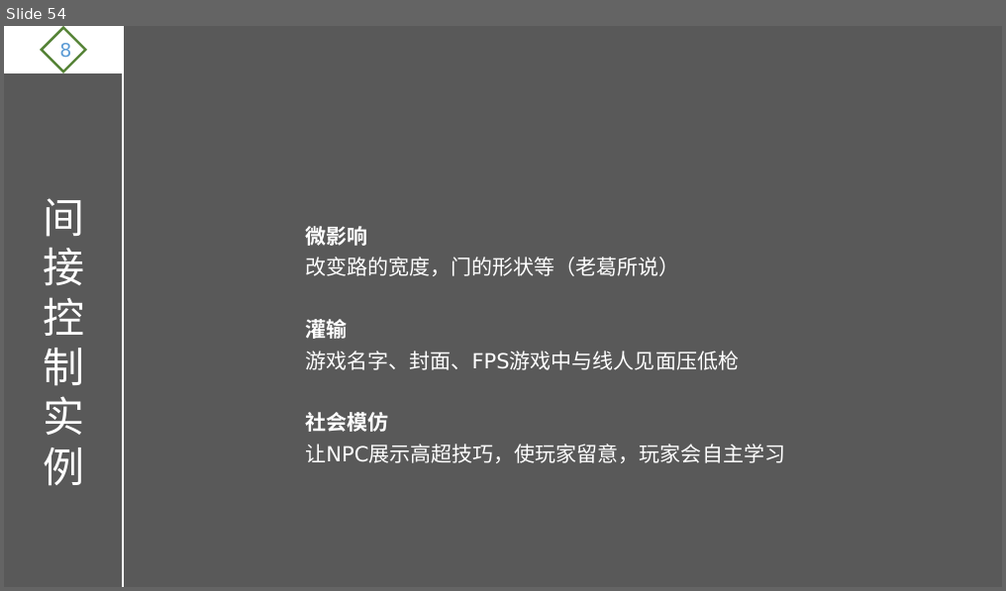
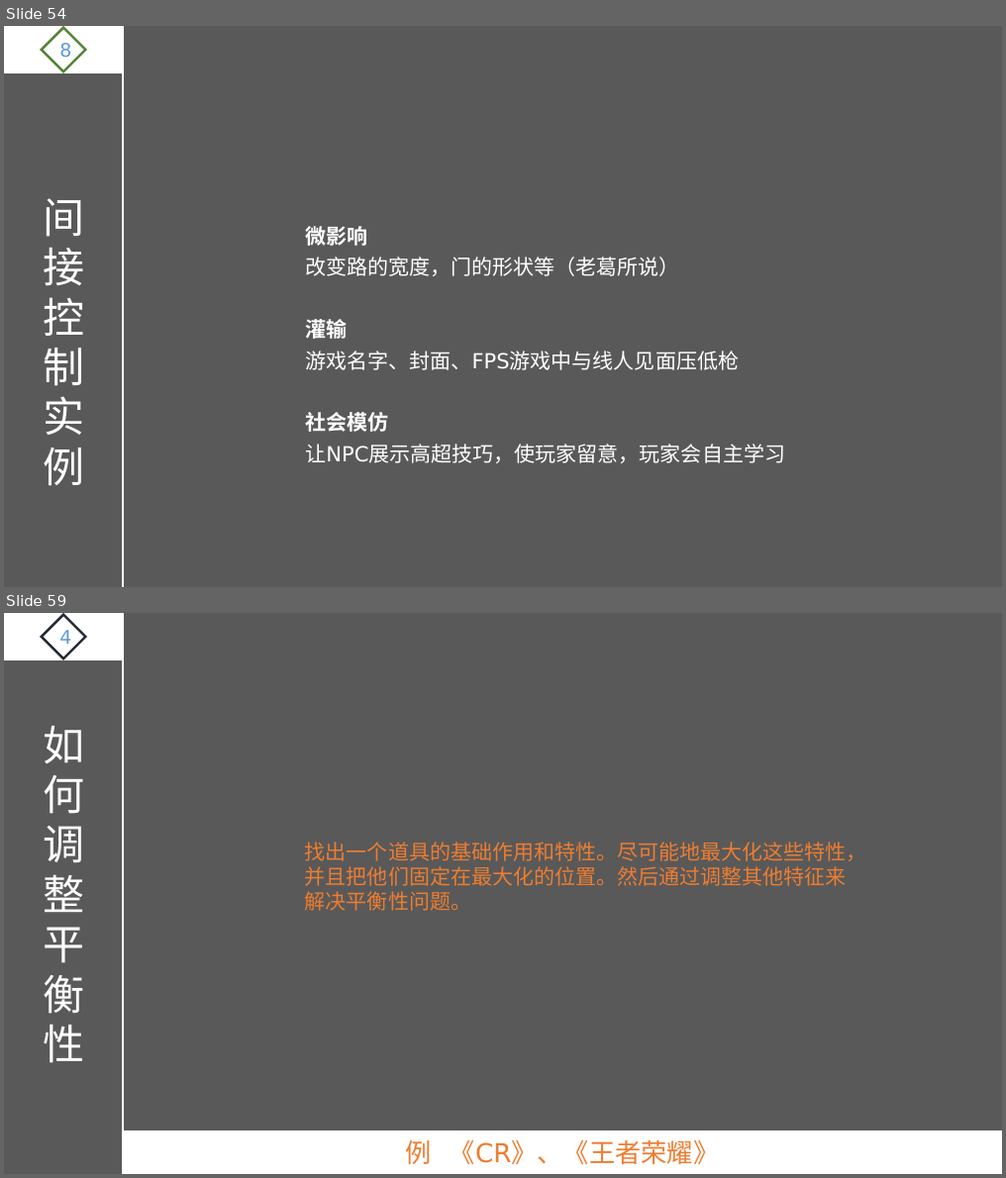
Before and after one commit to ThreePeopleGame/Death, a slide deck: Share/游戏设计理论.pptx. Shown one above the other, each under a label of ours: slide 54 before the commit, slides 54 and 59 after it; the slides between them are not shown. The pictures are 1006x591 and 1006x1178 pixels, drawn with LibreOffice and Linux fonts; fonts in the diff are those of the drawing. Boxes give left, top, right and bottom in pixels: in the first picture for what was removed or moved away, otherwise in the second. Text is boxed around its words. In the diff, an @@ line names an element or a change of style, - is before the commit and + after.

Commit message:
平衡性
平衡性

```diff
--- a/Share/游戏设计理论.pptx
+++ b/Share/游戏设计理论.pptx
@@ slide 59 added at [4,613,1002,1174], background #595959 @@
@@ rectangle added at [4,613,123,661], fill #FFFFFF, outline #FFFFFF 1.5 pt @@
@@ diamond added at [42,615,85,659], outline #222A35 2.25 pt, 18 pt, text #5B9BD5 @@
+4
@@ line added from (123, 613) to (123, 1174), #FFFFFF 2.25 pt @@
@@ text added at [43,726,84,1063], 40 pt, text #FFFFFF @@
+如何调整平衡性
@@ text added at [305,842,867,911], 20 pt, text #ED7D31 @@
+找出一个道具的基础作用和特性。尽可能地最大化这些特性，并且把他们固定在最大化的位置。然后通过调整其他特征来解决平衡性问题。
@@ rectangle added at [123,1132,1002,1174], fill #FFFFFF, outline #FFFFFF 1.5 pt, 25 pt, text #ED7D31 @@
+例 《CR》、《王者荣耀》
```
Also in this commit, not shown: 2 slides changed, 8 other slides added, 2 other files.
